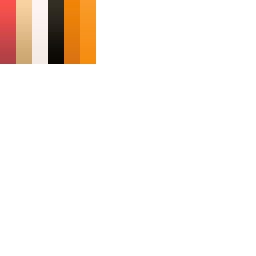
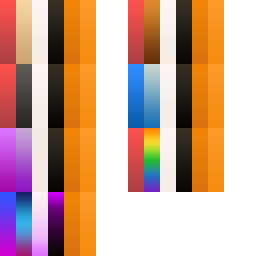
Revision of a layered 256px x 256px image; what changed, layer by layer:
added group "cosmic" with 12 layers above "rainbow" over left=0, top=0, right=224, bottom=256
added group "pupil" (1st of 7, in "cosmic") with 1 layers in group "cosmic" over left=0, top=0, right=224, bottom=256
added layer "Gradient Fill 4" (1st of 7, in "cosmic" › "pupil") in group "pupil" over left=0, top=0, right=224, bottom=256
added group "eyeball" (1st of 7, in "cosmic") with 1 layers in group "cosmic" over left=0, top=0, right=224, bottom=256
added layer "Gradient Fill 3" (1st of 7, in "cosmic" › "eyeball") in group "eyeball" over left=0, top=0, right=224, bottom=256
added group "feathers" (1st of 7, in "cosmic") with 1 layers in group "cosmic" over left=0, top=0, right=224, bottom=256
added layer "Gradient Fill 2" (1st of 7, in "cosmic" › "feathers") in group "feathers" over left=0, top=0, right=224, bottom=256
added group "wattles" (1st of 7, in "cosmic") with 1 layers in group "cosmic" over left=0, top=0, right=224, bottom=256
added layer "Gradient Fill 1" (1st of 7, in "cosmic" › "wattles") in group "wattles" over left=0, top=0, right=224, bottom=256
added group "rainbow" with 12 layers above "purple" over left=0, top=0, right=224, bottom=256
added group "pupil" (2nd of 7, in "rainbow") with 1 layers in group "rainbow" over left=0, top=0, right=224, bottom=256
added layer "Gradient Fill 4" (2nd of 7, in "rainbow" › "pupil") in group "pupil" over left=0, top=0, right=224, bottom=256
added group "eyeball" (2nd of 7, in "rainbow") with 1 layers in group "rainbow" over left=0, top=0, right=224, bottom=256
added layer "Gradient Fill 3" (2nd of 7, in "rainbow" › "eyeball") in group "eyeball" over left=0, top=0, right=224, bottom=256
added group "feathers" (2nd of 7, in "rainbow") with 1 layers in group "rainbow" over left=0, top=0, right=224, bottom=256
…and 49 more changes (45 added, 4 stack)